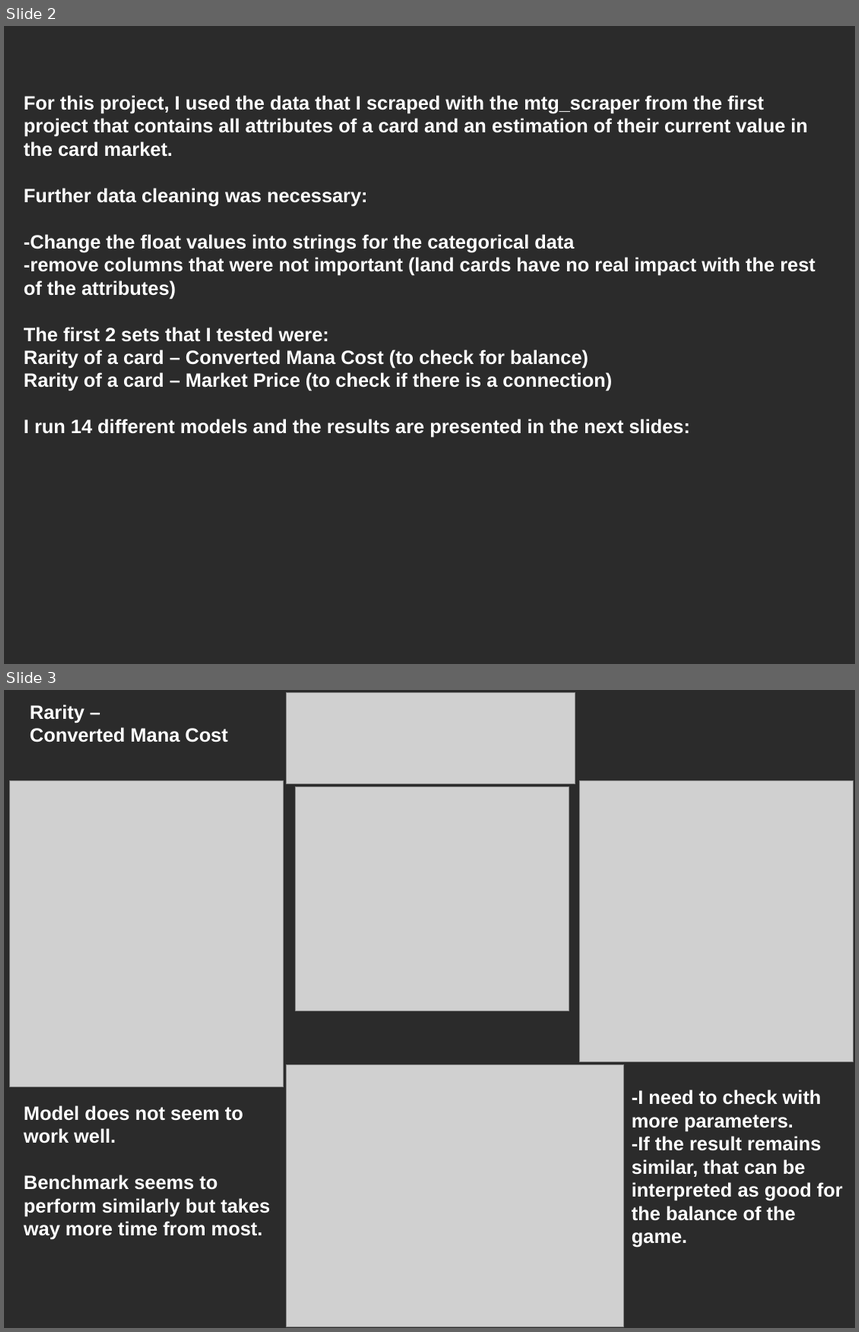
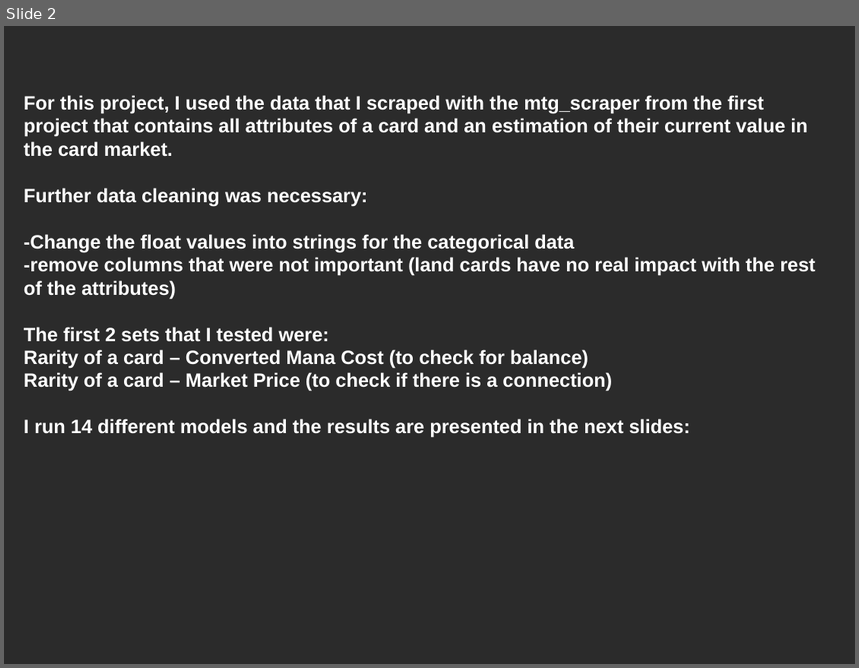
Before and after one commit to Spiros07/mtg_ml_models, a slide deck: presentation.odp. Shown one above the other, each under a label of ours: slides 2 and 3 before the commit, slide 2 after it. The pictures are 859x1332 and 859x668 pixels, drawn with LibreOffice and Linux fonts; fonts in the diff are those of the drawing; grey boxes stand for pictures; background and template pictures are left out; a plain dark background stands for a picture behind light text. Boxes give left, top, right and bottom in pixels: in the first picture for what was removed or moved away, otherwise in the second. Text is boxed around its words. In the diff, an @@ line names an element or a change of style, - is before the commit and + after.

```diff
--- a/presentation.odp
+++ b/presentation.odp
@@ slide 3 removed at (x1=4, y1=690, x2=855, y2=1328), background picture (left out) @@
@@ text removed at (x1=30, y1=704, x2=227, y2=742) @@
-Rarity –
-Converted Mana Cost
@@ picture removed at (x1=287, y1=693, x2=576, y2=785) @@
@@ picture removed at (x1=10, y1=781, x2=284, y2=1087) @@
@@ picture removed at (x1=296, y1=787, x2=569, y2=1011) @@
@@ picture removed at (x1=580, y1=781, x2=854, y2=1062) @@
@@ picture removed at (x1=287, y1=1065, x2=624, y2=1327) @@
@@ text removed at (x1=632, y1=1090, x2=843, y2=1248) @@
--I need to check with more parameters.
--If the result remains similar, that can be interpreted as good for the balance of the game.
@@ text removed at (x1=24, y1=1106, x2=270, y2=1240) @@
-Model does not seem to work well.
-Benchmark seems to perform similarly but takes way more time from most.
```
Also in this commit, not shown: 2 slides added, 1 other slide removed, 2 other files.
